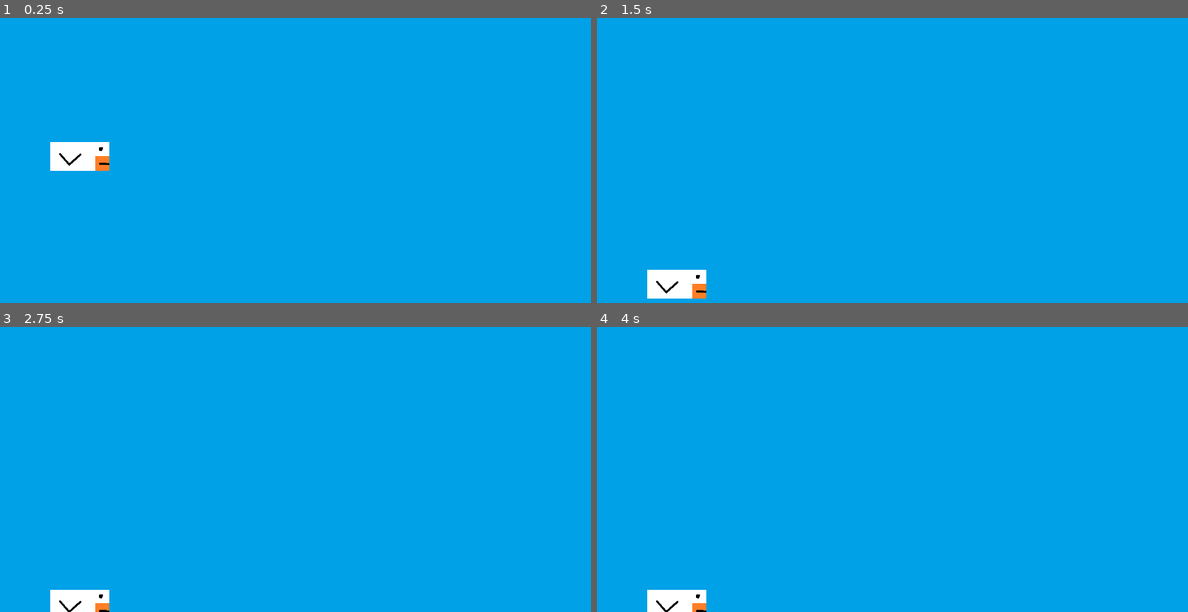
Above: before the commit, frames 1-4 (two rows, left to right).
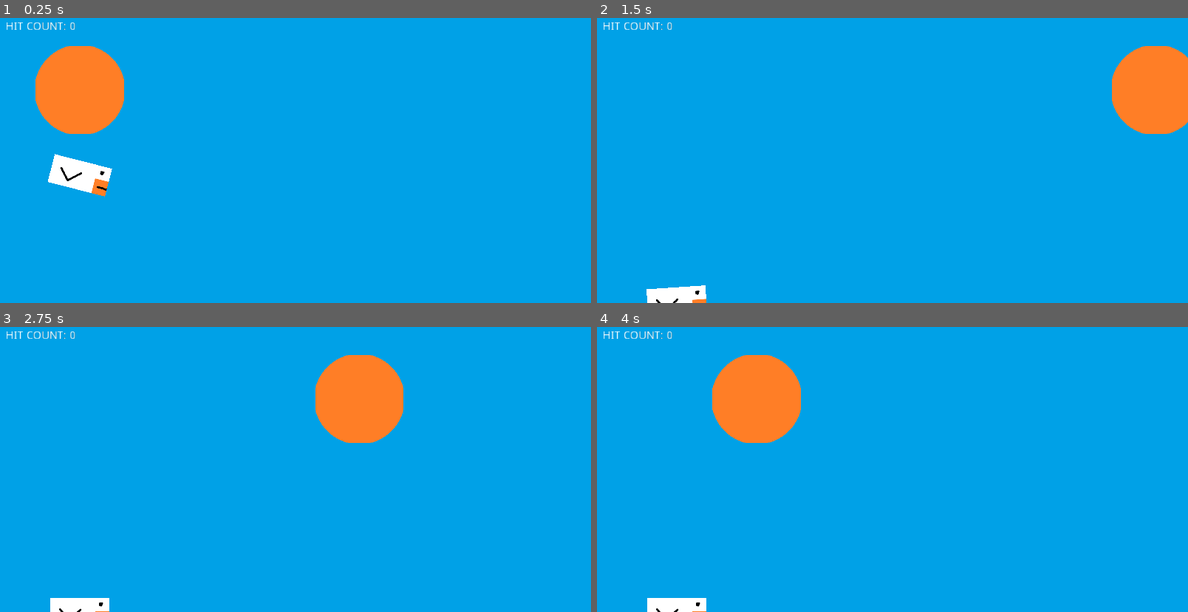
Above: after the commit, the same moments.

Repository: cuadrakev/Mint-Griffon-Game
Game: Godot game, scene res://Game.tscn
Same seed, same stepped clock (60 frames per second), same inputs: the game is played once before the commit and once after it.
Inputs (mouse positions are in pixels of both pictures, inside the frame that each line leads up to):
- Up to frame 1 (0.25 s): no input
- Up to frame 2 (1.5 s): move the mouse to (1022, 146) at 0.52 s; click (1022, 146) at 0.67 s; move the mouse to (774, 174) at 1.27 s; click (774, 174) at 1.42 s
- Up to frame 3 (2.75 s): move the mouse to (354, 403) at 2.02 s; click (354, 403) at 2.17 s
- Up to frame 4 (4 s): move the mouse to (862, 526) at 2.77 s; click (862, 526) at 2.92 s; move the mouse to (1069, 512) at 3.52 s; click (1069, 512) at 3.67 s

The runs differ from the first frame. In frame 1, 5.4% of the frame differs, in the area x 1-21%, y 1-63%; in frame 2, 4.5%; in frame 3, 4.4%; in frame 4, 4.4%.

Commit message:
added basic colliders, added hit count

Diff:
--- a/Game.tscn
+++ b/Game.tscn
@@ -1,10 +1,30 @@
-[gd_scene load_steps=4 format=2]
+[gd_scene load_steps=10 format=2]
 
 [ext_resource path="res://sprites/background/sky.png" type="Texture" id=1]
 [ext_resource path="res://scripts/Player.gd" type="Script" id=2]
 [ext_resource path="res://sprites/birds/placeholder_bird.png" type="Texture" id=3]
+[ext_resource path="res://SceneScript.gd" type="Script" id=4]
+[ext_resource path="res://hitCount.gd" type="Script" id=5]
+[ext_resource path="res://sprites/fireworks/circle.png" type="Texture" id=6]
+[ext_resource path="res://moving_expl.gd" type="Script" id=7]
 
-[node name="Node2D" type="Node2D"]
+[sub_resource type="CircleShape2D" id=1]
+
+[sub_resource type="CircleShape2D" id=2]
+radius = 7.85989
+
+[node name="Scene" type="Node2D"]
+script = ExtResource( 4 )
+
+[node name="CanvasLayer" type="CanvasLayer" parent="."]
+
+[node name="HitCount" type="Label" parent="CanvasLayer"]
+margin_left = 7.0
+margin_top = 7.0
+margin_right = 127.0
+margin_bottom = 37.0
+text = "HIT COUNT: 0"
+script = ExtResource( 5 )
 
 [node name="ParallaxBackground" type="ParallaxBackground" parent="."]
 
@@ -18,12 +38,30 @@
 
 [node name="Sprite" type="Sprite" parent="ParallaxBackground/ParallaxLayer2"]
 
-[node name="CanvasLayer" type="CanvasLayer" parent="."]
-
-[node name="KinematicBody2D" type="KinematicBody2D" parent="."]
+[node name="Bird" type="KinematicBody2D" parent="."]
+position = Vector2( 100, 180 )
 script = ExtResource( 2 )
 
-[node name="Sprite" type="Sprite" parent="KinematicBody2D"]
-position = Vector2( 100, 170 )
+[node name="Sprite" type="Sprite" parent="Bird"]
 scale = Vector2( 0.5, 0.5 )
 texture = ExtResource( 3 )
+
+[node name="CollisionShape2D" type="CollisionShape2D" parent="Bird"]
+shape = SubResource( 1 )
+
+[node name="Node2D" type="Node2D" parent="."]
+position = Vector2( 150, 93 )
+script = ExtResource( 7 )
+
+[node name="Area2D" type="Area2D" parent="Node2D"]
+scale = Vector2( 0.738315, 0.738315 )
+collision_layer = 2
+
+[node name="Sprite" type="Sprite" parent="Node2D/Area2D"]
+texture = ExtResource( 6 )
+
+[node name="CollisionShape2D" type="CollisionShape2D" parent="Node2D/Area2D"]
+scale = Vector2( 9.79892, 9.79892 )
+shape = SubResource( 2 )
+
+[connection signal="body_entered" from="Node2D/Area2D" to="Bird" method="_on_Area2D_body_entered"]
--- /dev/null
+++ b/SceneScript.gd
@@ -0,0 +1,6 @@
+extends Node2D
+
+var hits: int
+
+func _ready():
+	hits = 0
--- /dev/null
+++ b/hitCount.gd
@@ -0,0 +1,7 @@
+extends Label
+
+func _ready():
+	self.text = "HIT COUNT: " + str(get_node("/root/Scene").hits)
+
+func updateText():
+	self.text = "HIT COUNT: " + str(get_node("/root/Scene").hits)
--- /dev/null
+++ b/moving_expl.gd
@@ -0,0 +1,8 @@
+extends Node2D
+
+const SPEED = 200
+
+func _process(delta):
+	position.x -= SPEED * delta
+	if position.x < -50 :
+		position.x = 800
--- a/scripts/Player.gd
+++ b/scripts/Player.gd
@@ -1,15 +1,15 @@
 extends KinematicBody2D
 
-const GRAVITY = 200
+const GRAVITY = 600
 
 var acceleration = Vector2(0,0)
 var velocity = Vector2(0,0)
 
-const TOP_VEL = 150
+const TOP_VEL = 300
 #const TOP_ACC = 5
 
-const BOTTOM = 180
-const TOP = -180
+const BOTTOM = 360
+const TOP = 0
 
 func conditional(cond: bool, val1, val2):
 	if cond:
@@ -30,4 +30,10 @@
 	position.y += velocity.y * delta
 	if(TOP > position.y or position.y > BOTTOM):
 		velocity.y = 0
-		position.y = 180 * conditional(position.y > 0, 1, -1)
+		position.y = 180 + 180 * conditional(position.y > 0, 1, -1)
+	rotation = velocity.y/600
+
+
+func _on_Area2D_body_entered(_body):
+	get_node("/root/Scene").hits += 1
+	get_node("/root/Scene/CanvasLayer/HitCount").updateText()
Binary file added: sprites/fireworks/circle.png
Not shown, added: sprites/fireworks/circle.png.import
